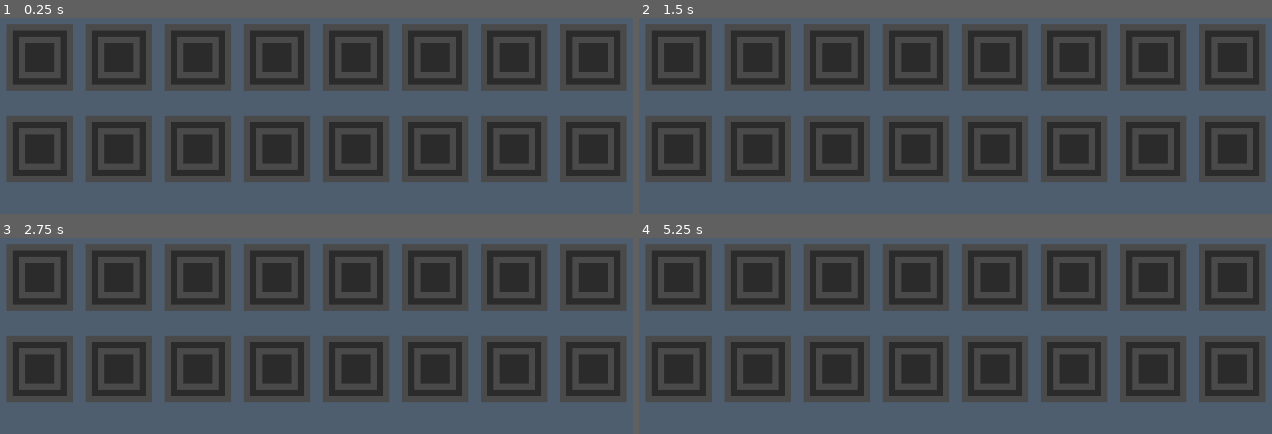
Above: before the commit, frames 1-4 (two rows, left to right).
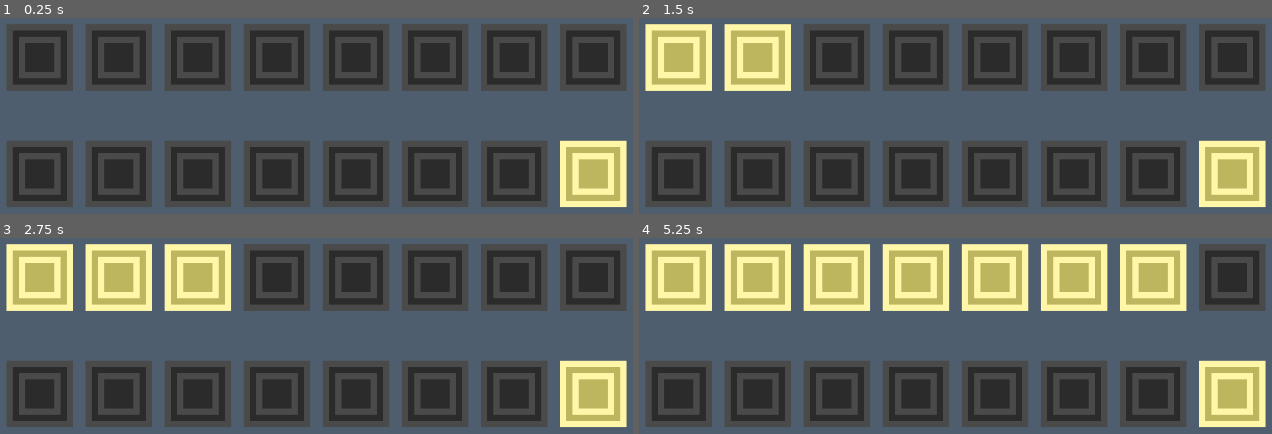
Above: after the commit, the same moments.

Repository: kibbthefox/I2-Sequencer
Game: Godot game, scene res://node_2d.tscn
Same seed, same stepped clock (60 frames per second), same inputs: the game is played once before the commit and once after it.
Inputs (mouse positions are in pixels of both pictures, inside the frame that each line leads up to):
- Up to frame 1 (0.25 s): no input
- Up to frame 2 (1.5 s): tap Enter at 0.5 s; move the mouse to (676, 57) at 0.52 s; hold Right 0.53-1.28 s; tap . (., bound only after the commit) at 0.6 s; click (676, 57) at 0.67 s; tap 0 (0, bound only after the commit) at 0.8, 1.35 s; tap Space at 1.25 s; move the mouse to (759, 57) at 1.27 s; hold Down from 1.28 s (still down); click (759, 57) at 1.42 s
- Up to frame 3 (2.75 s): tap 2 (2, bound only after the commit) at 1.55, 2.1 s; tap Enter at 2 s; move the mouse to (196, 277) at 2.02 s; release Down at 2.03 s; hold Right from 2.03 s (still down); click (196, 277) at 2.17 s; tap 3 (3, bound only after the commit) at 2.3 s
- Up to frame 4 (5.25 s): tap Space at 2.75, 4.25 s; move the mouse to (917, 277) at 2.77 s; release Right at 2.78 s; hold Up 2.78-3.53 s; tap 3 (3, bound only after the commit) at 2.85 s; click (917, 277) at 2.92 s; tap 5 (5, bound only after the commit) at 3.05, 3.6 s; tap Enter at 3.5 s; move the mouse to (993, 277) at 3.52 s; hold Left 3.53-5.03 s; click (993, 277) at 3.67 s; tap 6 (6, bound only after the commit) at 3.8, 4.35 s; move the mouse to (1075, 277) at 4.27 s; click (1075, 277) at 4.42 s; tap 7 (7, bound only after the commit) at 4.55, 5.1 s; move the mouse to (1151, 277) at 5.02 s; hold Down from 5.03 s (still down); click (1151, 277) at 5.17 s

The runs differ from the first frame. In frame 1, 29% of the frame differs, in the area x 1-100%, y 50-97%; in frame 2, 36%; in frame 3, 40%; in frame 4, 54%, in the area x 0-100%, y 3-97%.

Commit message:
Finished note assigning function
Also added keyboard input and the start of audio file playing too, tho it is broken

Diff:
--- a/Project/1.gd
+++ b/Project/1.gd
@@ -1,7 +1,7 @@
 extends Area2D
 
 var state:String = "sitting"
-var pitch:int = 0
+var assignedpitch:int = 0
 
 
 func _on_input_event(_viewport, event, _shape_idx):
@@ -22,5 +22,14 @@
 		state = "waiting"
 	if state == "waiting" and GlobalVariable.notepressed == true:
 		GlobalVariable.selected = 0
-		pitch = GlobalVariable.latestnote
-		print(pitch)
+		GlobalVariable.sequence[int(get_parent().name) - 1] = GlobalVariable.latestnote
+	elif state == "waiting" and Input.is_action_just_pressed("Delete"):
+		state = "sitting"
+		GlobalVariable.sequence[int(get_parent().name) - 1] = 0
+		GlobalVariable.selected = 0
+	if state == "waiting":
+		$"..".frame = 1
+	elif not (GlobalVariable.sequence[int(get_parent().name) - 1]) == 0:
+		$"..".frame = 2
+	elif state == "sitting":
+		$"..".frame = 0
--- a/Project/Interface.gd
+++ b/Project/Interface.gd
@@ -1,12 +1,18 @@
 extends Node2D
 
 var BPMcalc:float
-var step:int = 0
-var play:bool = false
+var play:bool = true
 var mode:String = "Normal"
 var notes:Array = ["C","C#","D","D#","E","F","F#","G","G#","A","A#","B"]
-var notepressedcount:int = 0
+var whatsletgo:Array = ['m','k']
 var midipitch:int = -1
+var keyboardarr:Array = ["z","s","x","d","c","v","g","b","h","n","j","m",",","l",".",";","pianoe","q","2","w","3","e","r","5","t","6","y","7","u","i","9","o","0","p"]
+var octavearr:Array = [1,1,1,1,1,1,1,1,1,1,1,1,2,2,2,2,2,2,2,2,2,2,2,2,2,2,2,2,2,4,4,4,4,4]
+var keydownhelparr:Array = [0,1,2,3,4,5,6,7,8,9,10,11,12,13,14,15,16,12,13,14,15,16,17,18,19,20,21,22,23,24,25,26,27,28]
+var latestmidinote:int = 0
+var latestkeyboardnote:String
+var pitcharray = [1,1.0595,1.1225,1.1892,1.2599,1.3348,1.4142,1.4983,1.5874,1.6818,1.7818,1.8877]
+
 
 func _ready():
 	OS.open_midi_inputs()
@@ -18,22 +24,47 @@
 		_print_midi_info(input_event)
 
 
+
 func _print_midi_info(midi_event):
 	midipitch = midi_event.pitch
-	print(notes[midi_event.pitch - 12 * (midi_event.pitch/12)] + str(midi_event.pitch/12))
-	print("Pitch ", midi_event.pitch)
-	print("State ", int(ceil(midi_event.velocity/127.0)))
+	#print(notes[midi_event.pitch - 12 * (midi_event.pitch/12)] + str(midi_event.pitch/12))
+	#print("Pitch ", midi_event.pitch)
+	#print("State ", int(ceil(midi_event.velocity/127.0)))
 	if midi_event.velocity > 0:
-		notepressedcount += 1
+		whatsletgo[0] = "x"
+		latestmidinote = midi_event.pitch
 		GlobalVariable.latestnote = midi_event.pitch
-	else:
-		notepressedcount -= 1
+	elif latestmidinote == midi_event.pitch:
+		whatsletgo[0] = "m"
+
+
 
 func _process(_delta: float) -> void:
-	if play == true and mode == "Normal":
-		await get_tree().create_timer(60.0/GlobalVariable.BPM).timeout
-		$NormalAudio.play()
-	if notepressedcount > 0:
+	if whatsletgo[0] == "x":
+		GlobalVariable.notepressed = true
+	elif whatsletgo[1] == "x":
 		GlobalVariable.notepressed = true
 	else:
 		GlobalVariable.notepressed = false
+	for i in range(keyboardarr.size()):
+		if Input.is_action_just_pressed(keyboardarr[i]):
+			latestkeyboardnote = keyboardarr[i]
+			GlobalVariable.latestnote = 60 + keydownhelparr[i] + 12 * int(log(GlobalVariable.keyboardoctave)/log(2))
+			whatsletgo[1] = "x"
+		if Input.is_action_just_released(keyboardarr[i]):
+			if latestkeyboardnote == keyboardarr[i]:
+				whatsletgo[1] = "k"
+
+var time = 0
+func _physics_process(_delta: float) -> void:
+	time += 1
+	if time > 59:
+		if mode == "Normal" and play == true:
+			if GlobalVariable.step < 16:
+				GlobalVariable.step += 1
+			else:
+				GlobalVariable.step = 1
+			if GlobalVariable.sequence[GlobalVariable.step - 1] > 0:
+				$NormalAudio.pitch_scale = (pitcharray[GlobalVariable.sequence[GlobalVariable.step - 1] - floor(GlobalVariable.sequence[GlobalVariable.step - 1]/12.0) * 12 - 1]) * (2 ** (floor(GlobalVariable.sequence[GlobalVariable.step - 1]/12.0) - 5))
+				$NormalAudio.play()
+		time = 0
--- a/Project/global_variable.gd
+++ b/Project/global_variable.gd
@@ -1,12 +1,12 @@
 extends Node
 
 var selected:int = 0
-var sequence:Array = [0,0,0,0,0,0,0,0,0,0,0,0,0,0,0,0]
-var sequencestep:int = 0
+var sequence:Array = [0,0,0,0,0,0,0,0,0,0,0,0,0,0,0,67]
 var BPM:int = 130
 var signature:int = 4
 var playpitch
 var scalenote
-var octave
+var keyboardoctave:float = 1
 var notepressed:bool = false
 var latestnote:int = 0
+var step:int = 0
--- a/Project/node_2d.tscn
+++ b/Project/node_2d.tscn
@@ -176,7 +176,7 @@
 shape = SubResource("RectangleShape2D_ta5nu")
 
 [node name="9" type="AnimatedSprite2D" parent="Sequence Buttons"]
-position = Vector2(-399, 67)
+position = Vector2(-399, 103)
 sprite_frames = SubResource("SpriteFrames_nr8wp")
 
 [node name="9" type="Area2D" parent="Sequence Buttons/9"]
@@ -186,7 +186,7 @@
 shape = SubResource("RectangleShape2D_flf07")
 
 [node name="10" type="AnimatedSprite2D" parent="Sequence Buttons"]
-position = Vector2(-285, 67)
+position = Vector2(-285, 103)
 sprite_frames = SubResource("SpriteFrames_nr8wp")
 
 [node name="10" type="Area2D" parent="Sequence Buttons/10"]
@@ -196,7 +196,7 @@
 shape = SubResource("RectangleShape2D_k73cj")
 
 [node name="11" type="AnimatedSprite2D" parent="Sequence Buttons"]
-position = Vector2(-171, 67)
+position = Vector2(-171, 103)
 sprite_frames = SubResource("SpriteFrames_nr8wp")
 
 [node name="11" type="Area2D" parent="Sequence Buttons/11"]
@@ -206,7 +206,7 @@
 shape = SubResource("RectangleShape2D_rjqkl")
 
 [node name="12" type="AnimatedSprite2D" parent="Sequence Buttons"]
-position = Vector2(-57, 67)
+position = Vector2(-57, 103)
 sprite_frames = SubResource("SpriteFrames_nr8wp")
 
 [node name="12" type="Area2D" parent="Sequence Buttons/12"]
@@ -216,7 +216,7 @@
 shape = SubResource("RectangleShape2D_fs4d3")
 
 [node name="13" type="AnimatedSprite2D" parent="Sequence Buttons"]
-position = Vector2(57, 67)
+position = Vector2(57, 103)
 sprite_frames = SubResource("SpriteFrames_nr8wp")
 
 [node name="13" type="Area2D" parent="Sequence Buttons/13"]
@@ -226,7 +226,7 @@
 shape = SubResource("RectangleShape2D_7vxoj")
 
 [node name="14" type="AnimatedSprite2D" parent="Sequence Buttons"]
-position = Vector2(171, 67)
+position = Vector2(171, 103)
 sprite_frames = SubResource("SpriteFrames_nr8wp")
 
 [node name="14" type="Area2D" parent="Sequence Buttons/14"]
@@ -236,7 +236,7 @@
 shape = SubResource("RectangleShape2D_ei405")
 
 [node name="15" type="AnimatedSprite2D" parent="Sequence Buttons"]
-position = Vector2(285, 67)
+position = Vector2(285, 103)
 sprite_frames = SubResource("SpriteFrames_nr8wp")
 
 [node name="15" type="Area2D" parent="Sequence Buttons/15"]
@@ -246,7 +246,7 @@
 shape = SubResource("RectangleShape2D_e8dv2")
 
 [node name="16" type="AnimatedSprite2D" parent="Sequence Buttons"]
-position = Vector2(399, 67)
+position = Vector2(399, 103)
 sprite_frames = SubResource("SpriteFrames_nr8wp")
 
 [node name="16" type="Area2D" parent="Sequence Buttons/16"]
--- a/Project/project.godot
+++ b/Project/project.godot
@@ -23,6 +23,184 @@
 
 enabled=PackedStringArray("res://addons/godot_super-wakatime/plugin.cfg")
 
+[input]
+
+Delete={
+"deadzone": 0.2,
+"events": [Object(InputEventKey,"resource_local_to_scene":false,"resource_name":"","device":-1,"window_id":0,"alt_pressed":false,"shift_pressed":false,"ctrl_pressed":false,"meta_pressed":false,"pressed":false,"keycode":0,"physical_keycode":4194308,"key_label":0,"unicode":0,"location":0,"echo":false,"script":null)
+]
+}
+z={
+"deadzone": 0.2,
+"events": [Object(InputEventKey,"resource_local_to_scene":false,"resource_name":"","device":-1,"window_id":0,"alt_pressed":false,"shift_pressed":false,"ctrl_pressed":false,"meta_pressed":false,"pressed":false,"keycode":0,"physical_keycode":90,"key_label":0,"unicode":122,"location":0,"echo":false,"script":null)
+]
+}
+s={
+"deadzone": 0.2,
+"events": [Object(InputEventKey,"resource_local_to_scene":false,"resource_name":"","device":-1,"window_id":0,"alt_pressed":false,"shift_pressed":false,"ctrl_pressed":false,"meta_pressed":false,"pressed":false,"keycode":0,"physical_keycode":83,"key_label":0,"unicode":115,"location":0,"echo":false,"script":null)
+]
+}
+x={
+"deadzone": 0.2,
+"events": [Object(InputEventKey,"resource_local_to_scene":false,"resource_name":"","device":-1,"window_id":0,"alt_pressed":false,"shift_pressed":false,"ctrl_pressed":false,"meta_pressed":false,"pressed":false,"keycode":0,"physical_keycode":88,"key_label":0,"unicode":120,"location":0,"echo":false,"script":null)
+]
+}
+d={
+"deadzone": 0.2,
+"events": [Object(InputEventKey,"resource_local_to_scene":false,"resource_name":"","device":-1,"window_id":0,"alt_pressed":false,"shift_pressed":false,"ctrl_pressed":false,"meta_pressed":false,"pressed":false,"keycode":0,"physical_keycode":68,"key_label":0,"unicode":100,"location":0,"echo":false,"script":null)
+]
+}
+c={
+"deadzone": 0.2,
+"events": [Object(InputEventKey,"resource_local_to_scene":false,"resource_name":"","device":-1,"window_id":0,"alt_pressed":false,"shift_pressed":false,"ctrl_pressed":false,"meta_pressed":false,"pressed":false,"keycode":0,"physical_keycode":67,"key_label":0,"unicode":99,"location":0,"echo":false,"script":null)
+]
+}
+v={
+"deadzone": 0.2,
+"events": [Object(InputEventKey,"resource_local_to_scene":false,"resource_name":"","device":-1,"window_id":0,"alt_pressed":false,"shift_pressed":false,"ctrl_pressed":false,"meta_pressed":false,"pressed":false,"keycode":0,"physical_keycode":86,"key_label":0,"unicode":118,"location":0,"echo":false,"script":null)
+]
+}
+g={
+"deadzone": 0.2,
+"events": [Object(InputEventKey,"resource_local_to_scene":false,"resource_name":"","device":-1,"window_id":0,"alt_pressed":false,"shift_pressed":false,"ctrl_pressed":false,"meta_pressed":false,"pressed":false,"keycode":0,"physical_keycode":71,"key_label":0,"unicode":103,"location":0,"echo":false,"script":null)
+]
+}
+b={
+"deadzone": 0.2,
+"events": [Object(InputEventKey,"resource_local_to_scene":false,"resource_name":"","device":-1,"window_id":0,"alt_pressed":false,"shift_pressed":false,"ctrl_pressed":false,"meta_pressed":false,"pressed":false,"keycode":0,"physical_keycode":66,"key_label":0,"unicode":98,"location":0,"echo":false,"script":null)
+]
+}
+h={
+"deadzone": 0.2,
+"events": [Object(InputEventKey,"resource_local_to_scene":false,"resource_name":"","device":-1,"window_id":0,"alt_pressed":false,"shift_pressed":false,"ctrl_pressed":false,"meta_pressed":false,"pressed":false,"keycode":0,"physical_keycode":72,"key_label":0,"unicode":104,"location":0,"echo":false,"script":null)
+]
+}
+n={
+"deadzone": 0.2,
+"events": [Object(InputEventKey,"resource_local_to_scene":false,"resource_name":"","device":-1,"window_id":0,"alt_pressed":false,"shift_pressed":false,"ctrl_pressed":false,"meta_pressed":false,"pressed":false,"keycode":0,"physical_keycode":78,"key_label":0,"unicode":110,"location":0,"echo":false,"script":null)
+]
+}
+j={
+"deadzone": 0.2,
+"events": [Object(InputEventKey,"resource_local_to_scene":false,"resource_name":"","device":-1,"window_id":0,"alt_pressed":false,"shift_pressed":false,"ctrl_pressed":false,"meta_pressed":false,"pressed":false,"keycode":0,"physical_keycode":74,"key_label":0,"unicode":106,"location":0,"echo":false,"script":null)
+]
+}
+m={
+"deadzone": 0.2,
+"events": [Object(InputEventKey,"resource_local_to_scene":false,"resource_name":"","device":-1,"window_id":0,"alt_pressed":false,"shift_pressed":false,"ctrl_pressed":false,"meta_pressed":false,"pressed":false,"keycode":0,"physical_keycode":77,"key_label":0,"unicode":109,"location":0,"echo":false,"script":null)
+]
+}
+,={
+"deadzone": 0.2,
+"events": [Object(InputEventKey,"resource_local_to_scene":false,"resource_name":"","device":-1,"window_id":0,"alt_pressed":false,"shift_pressed":false,"ctrl_pressed":false,"meta_pressed":false,"pressed":false,"keycode":0,"physical_keycode":44,"key_label":0,"unicode":44,"location":0,"echo":false,"script":null)
+]
+}
+l={
+"deadzone": 0.2,
+"events": [Object(InputEventKey,"resource_local_to_scene":false,"resource_name":"","device":-1,"window_id":0,"alt_pressed":false,"shift_pressed":false,"ctrl_pressed":false,"meta_pressed":false,"pressed":false,"keycode":0,"physical_keycode":76,"key_label":0,"unicode":108,"location":0,"echo":false,"script":null)
+]
+}
+.={
+"deadzone": 0.2,
+"events": [Object(InputEventKey,"resource_local_to_scene":false,"resource_name":"","device":-1,"window_id":0,"alt_pressed":false,"shift_pressed":false,"ctrl_pressed":false,"meta_pressed":false,"pressed":false,"keycode":0,"physical_keycode":46,"key_label":0,"unicode":46,"location":0,"echo":false,"script":null)
+]
+}
+";"={
+"deadzone": 0.2,
+"events": [Object(InputEventKey,"resource_local_to_scene":false,"resource_name":"","device":-1,"window_id":0,"alt_pressed":false,"shift_pressed":false,"ctrl_pressed":false,"meta_pressed":false,"pressed":false,"keycode":0,"physical_keycode":59,"key_label":0,"unicode":59,"location":0,"echo":false,"script":null)
+]
+}
+pianoe={
+"deadzone": 0.2,
+"events": [Object(InputEventKey,"resource_local_to_scene":false,"resource_name":"","device":-1,"window_id":0,"alt_pressed":false,"shift_pressed":false,"ctrl_pressed":false,"meta_pressed":false,"pressed":false,"keycode":0,"physical_keycode":47,"key_label":0,"unicode":47,"location":0,"echo":false,"script":null)
+]
+}
+q={
+"deadzone": 0.2,
+"events": [Object(InputEventKey,"resource_local_to_scene":false,"resource_name":"","device":-1,"window_id":0,"alt_pressed":false,"shift_pressed":false,"ctrl_pressed":false,"meta_pressed":false,"pressed":false,"keycode":0,"physical_keycode":81,"key_label":0,"unicode":113,"location":0,"echo":false,"script":null)
+]
+}
+2={
+"deadzone": 0.2,
+"events": [Object(InputEventKey,"resource_local_to_scene":false,"resource_name":"","device":-1,"window_id":0,"alt_pressed":false,"shift_pressed":false,"ctrl_pressed":false,"meta_pressed":false,"pressed":false,"keycode":0,"physical_keycode":50,"key_label":0,"unicode":50,"location":0,"echo":false,"script":null)
+]
+}
+w={
+"deadzone": 0.2,
+"events": [Object(InputEventKey,"resource_local_to_scene":false,"resource_name":"","device":-1,"window_id":0,"alt_pressed":false,"shift_pressed":false,"ctrl_pressed":false,"meta_pressed":false,"pressed":false,"keycode":0,"physical_keycode":87,"key_label":0,"unicode":119,"location":0,"echo":false,"script":null)
+]
+}
+3={
+"deadzone": 0.2,
+"events": [Object(InputEventKey,"resource_local_to_scene":false,"resource_name":"","device":-1,"window_id":0,"alt_pressed":false,"shift_pressed":false,"ctrl_pressed":false,"meta_pressed":false,"pressed":false,"keycode":0,"physical_keycode":51,"key_label":0,"unicode":51,"location":0,"echo":false,"script":null)
+]
+}
+e={
+"deadzone": 0.2,
+"events": [Object(InputEventKey,"resource_local_to_scene":false,"resource_name":"","device":-1,"window_id":0,"alt_pressed":false,"shift_pressed":false,"ctrl_pressed":false,"meta_pressed":false,"pressed":false,"keycode":0,"physical_keycode":69,"key_label":0,"unicode":101,"location":0,"echo":false,"script":null)
+]
+}
+r={
+"deadzone": 0.2,
+"events": [Object(InputEventKey,"resource_local_to_scene":false,"resource_name":"","device":-1,"window_id":0,"alt_pressed":false,"shift_pressed":false,"ctrl_pressed":false,"meta_pressed":false,"pressed":false,"keycode":0,"physical_keycode":82,"key_label":0,"unicode":114,"location":0,"echo":false,"script":null)
+]
+}
+5={
+"deadzone": 0.2,
+"events": [Object(InputEventKey,"resource_local_to_scene":false,"resource_name":"","device":-1,"window_id":0,"alt_pressed":false,"shift_pressed":false,"ctrl_pressed":false,"meta_pressed":false,"pressed":false,"keycode":0,"physical_keycode":53,"key_label":0,"unicode":53,"location":0,"echo":false,"script":null)
+]
+}
+t={
+"deadzone": 0.2,
+"events": [Object(InputEventKey,"resource_local_to_scene":false,"resource_name":"","device":-1,"window_id":0,"alt_pressed":false,"shift_pressed":false,"ctrl_pressed":false,"meta_pressed":false,"pressed":false,"keycode":0,"physical_keycode":84,"key_label":0,"unicode":116,"location":0,"echo":false,"script":null)
+]
+}
+6={
+"deadzone": 0.2,
+"events": [Object(InputEventKey,"resource_local_to_scene":false,"resource_name":"","device":-1,"window_id":0,"alt_pressed":false,"shift_pressed":false,"ctrl_pressed":false,"meta_pressed":false,"pressed":false,"keycode":0,"physical_keycode":54,"key_label":0,"unicode":54,"location":0,"echo":false,"script":null)
+]
+}
+y={
+"deadzone": 0.2,
+"events": [Object(InputEventKey,"resource_local_to_scene":false,"resource_name":"","device":-1,"window_id":0,"alt_pressed":false,"shift_pressed":false,"ctrl_pressed":false,"meta_pressed":false,"pressed":false,"keycode":0,"physical_keycode":89,"key_label":0,"unicode":121,"location":0,"echo":false,"script":null)
+]
+}
+7={
+"deadzone": 0.2,
+"events": [Object(InputEventKey,"resource_local_to_scene":false,"resource_name":"","device":-1,"window_id":0,"alt_pressed":false,"shift_pressed":false,"ctrl_pressed":false,"meta_pressed":false,"pressed":false,"keycode":0,"physical_keycode":55,"key_label":0,"unicode":55,"location":0,"echo":false,"script":null)
+]
+}
+u={
+"deadzone": 0.2,
+"events": [Object(InputEventKey,"resource_local_to_scene":false,"resource_name":"","device":-1,"window_id":0,"alt_pressed":false,"shift_pressed":false,"ctrl_pressed":false,"meta_pressed":false,"pressed":false,"keycode":0,"physical_keycode":85,"key_label":0,"unicode":117,"location":0,"echo":false,"script":null)
+]
+}
+i={
+"deadzone": 0.2,
+"events": [Object(InputEventKey,"resource_local_to_scene":false,"resource_name":"","device":-1,"window_id":0,"alt_pressed":false,"shift_pressed":false,"ctrl_pressed":false,"meta_pressed":false,"pressed":false,"keycode":0,"physical_keycode":73,"key_label":0,"unicode":105,"location":0,"echo":false,"script":null)
+]
+}
+9={
+"deadzone": 0.2,
+"events": [Object(InputEventKey,"resource_local_to_scene":false,"resource_name":"","device":-1,"window_id":0,"alt_pressed":false,"shift_pressed":false,"ctrl_pressed":false,"meta_pressed":false,"pressed":false,"keycode":0,"physical_keycode":57,"key_label":0,"unicode":57,"location":0,"echo":false,"script":null)
+]
+}
+o={
+"deadzone": 0.2,
+"events": [Object(InputEventKey,"resource_local_to_scene":false,"resource_name":"","device":-1,"window_id":0,"alt_pressed":false,"shift_pressed":false,"ctrl_pressed":false,"meta_pressed":false,"pressed":false,"keycode":0,"physical_keycode":79,"key_label":0,"unicode":111,"location":0,"echo":false,"script":null)
+]
+}
+0={
+"deadzone": 0.2,
+"events": [Object(InputEventKey,"resource_local_to_scene":false,"resource_name":"","device":-1,"window_id":0,"alt_pressed":false,"shift_pressed":false,"ctrl_pressed":false,"meta_pressed":false,"pressed":false,"keycode":0,"physical_keycode":48,"key_label":0,"unicode":48,"location":0,"echo":false,"script":null)
+]
+}
+p={
+"deadzone": 0.2,
+"events": [Object(InputEventKey,"resource_local_to_scene":false,"resource_name":"","device":-1,"window_id":0,"alt_pressed":false,"shift_pressed":false,"ctrl_pressed":false,"meta_pressed":false,"pressed":false,"keycode":0,"physical_keycode":80,"key_label":0,"unicode":112,"location":0,"echo":false,"script":null)
+]
+}
+
 [rendering]
 
 textures/canvas_textures/default_texture_filter=0
